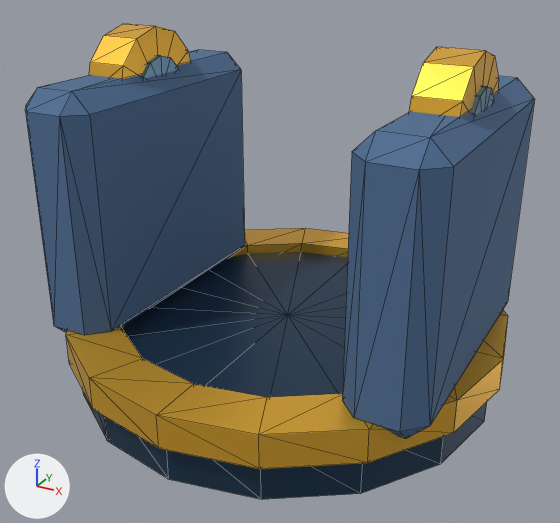
The glTF model assets/models/block_war/architecture/gun_mount.glb, before and after one commit.
One viewpoint serves both versions: a 50 mm lens placed at (1.36, -2.53, 1.79), pointed at (0.01, -0.08, 0.57). The lights are fixed; the arrows at lower left show +X, +Y and +Z. The older version comes first. Mesh edges are drawn as thin lines. Vertices at exactly the same position are counted once.

Names of what the first picture shows: 'Metal', 'Timber'.
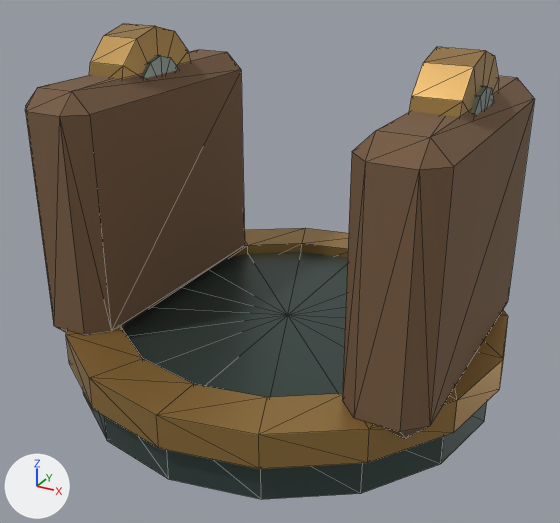
Where the change shows, as pixel boxes [x1, y1, x2, y2] in the pictures (560 x 523 px):
part 1 of me_metal, recoloured (orange to brown)
    both: [66, 24, 508, 469]
part 2 of me_metal, recoloured
    both: [142, 55, 494, 116]
part 3 of me_metal, recoloured (dark blue to greyish cyan)
    both: [83, 252, 487, 499]
part 4 of me_timber, recoloured (blue to brown)
    both: [25, 49, 534, 439]

The change, as a list of edits to the scene's bpy script:
```text
Change me_metal:
    where me_metal.from_pydata(...)  # 202 vertices, 384 faces; spans x -0.89..0.89, y -0.89..0.89, z 0.05..1.42
    used by ob_metal; location = (0.0, 0.0, 0.0)
    me_metal part 1: 224 faces centred in x -0.87..0.87, y -0.87..0.87, z 0.2..1.41 are repainted in the vertex colours; the middle colour goes from orange #f8be3d to brown #b08b4f
    me_metal part 2: 96 faces centred in x -0.74..0.74, y -0.16..0.08, z 1.06..1.3 are repainted in the vertex colours; the middle colour goes from blue #7599b5 to grey #8a9890
    me_metal part 3: 64 faces centred in x -0.83..0.83, y -0.83..0.83, z 0.05..0.29 are repainted in the vertex colours; the middle colour goes from dark blue #2e4963 to greyish cyan #4b5c58
Change me_timber:
    where me_timber.from_pydata(...)  # 48 vertices, 88 faces; spans x -0.79..0.79, y -0.6..0.54, z 0.26..1.25
    used by ob_timber; location = (0.0, 0.0, 0.0)
    me_timber part 4: 88 faces centred in x -0.79..0.79, y -0.6..0.54, z 0.26..1.25 are repainted in the vertex colours; the middle colour goes from blue #4d6d93 to brown #765a40
```
